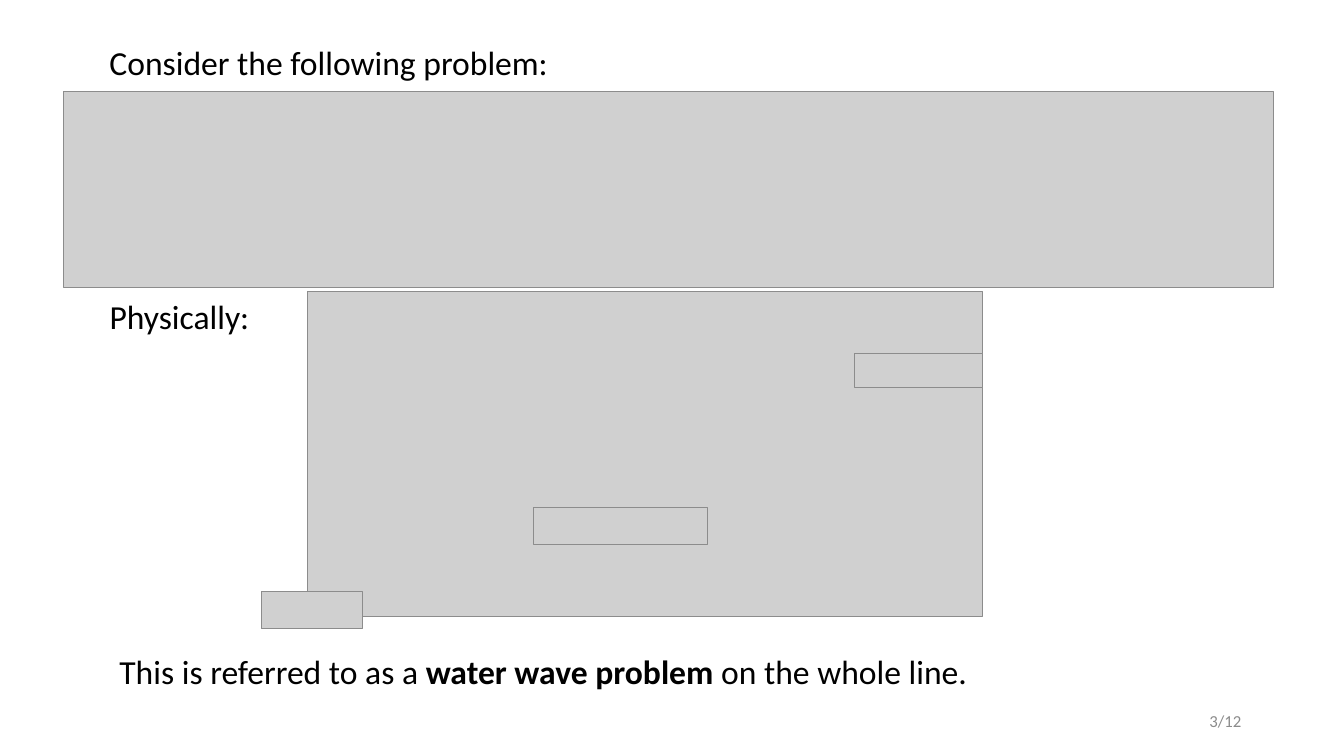
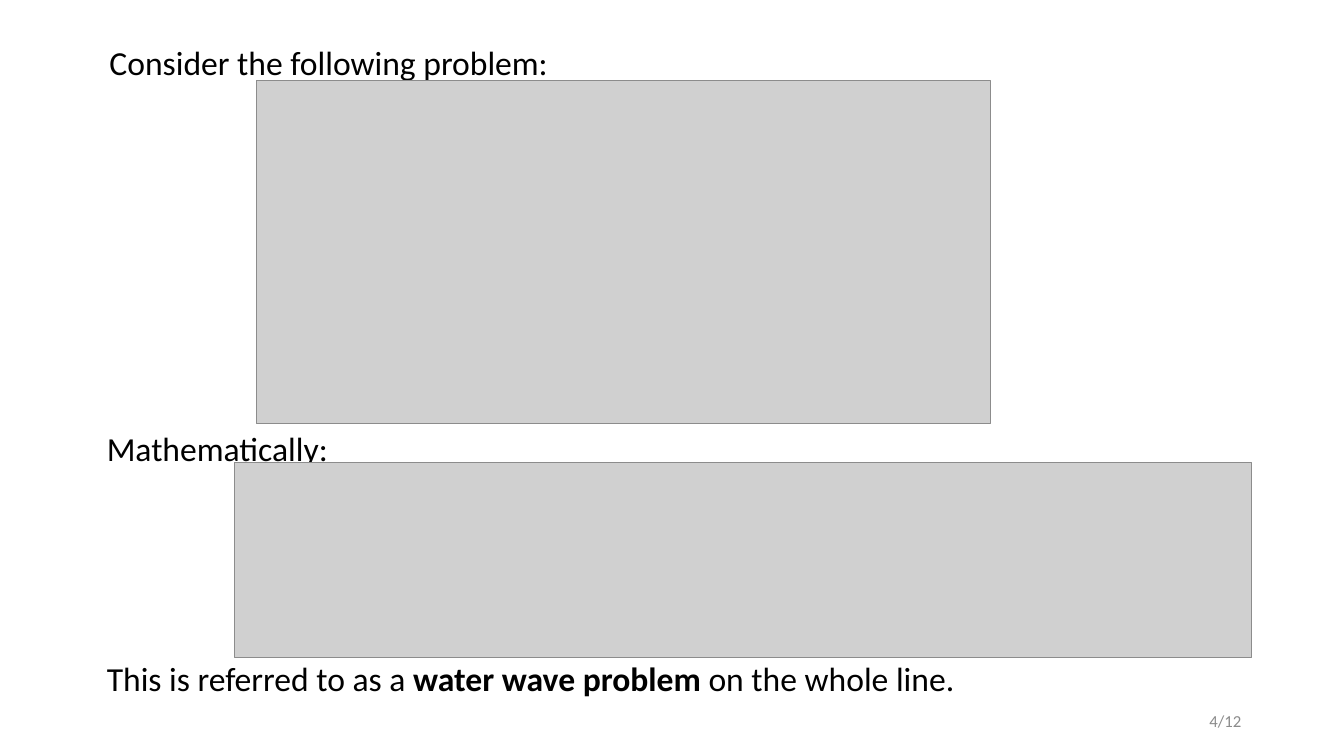
Before and after one commit to sultanaitzhan/Capstone, a slide deck: slide 4 of Semester 1 Presentation/presentation.pptx (slide 3 before the commit). Drawn at 1344x756 pixels with LibreOffice and Linux fonts; fonts in the diff are those of the drawing; grey boxes stand for pictures. Boxes give left, top, right and bottom in pixels: in the first picture for what was removed or moved away, otherwise in the second. Text is boxed around its words. In the diff, an @@ line names an element or a change of style, - is before the commit and + after.

```diff
--- a/Semester 1 Presentation/presentation.pptx
+++ b/Semester 1 Presentation/presentation.pptx
@@ picture added at (x1=256, y1=81, x2=990, y2=423) @@
@@ picture moved from (x1=308, y1=291, x2=983, y2=616) to (x1=302, y1=81, x2=978, y2=405) @@
@@ text removed at (x1=110, y1=305, x2=250, y2=335) @@
-Physically:
@@ picture removed at (x1=855, y1=353, x2=983, y2=387) @@
@@ picture moved from (x1=261, y1=592, x2=363, y2=629) to (x1=256, y1=381, x2=358, y2=418) @@
@@ text added at (x1=107, y1=437, x2=328, y2=469), 24 pt, text #000000 @@
+Mathematically:
@@ picture resized from (x1=64, y1=92, x2=1273, y2=287) to (x1=235, y1=463, x2=1252, y2=658) @@
@@ picture removed at (x1=534, y1=508, x2=708, y2=544) @@
@@ text "This is referred to as ..." moved from (x1=119, y1=660, x2=967, y2=690) to (x1=107, y1=667, x2=954, y2=697) @@
@@ page number at (x1=1209, y1=715, x2=1241, y2=728): text changed @@
-3/12
+4/12
```
Also in this commit, not shown: 6 other slides changed, 4 slides added, 1 slide removed, 33 other files.
